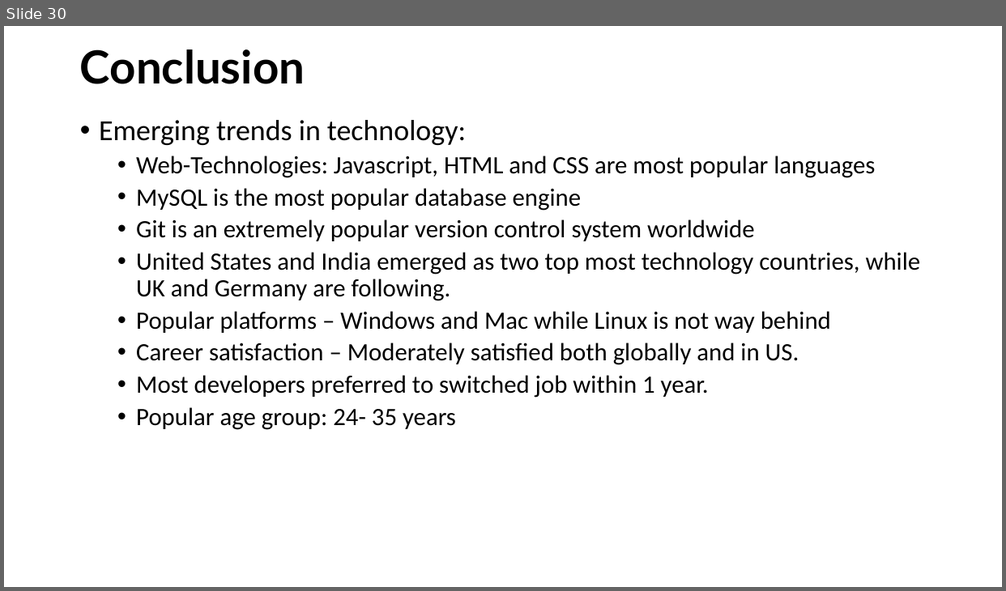
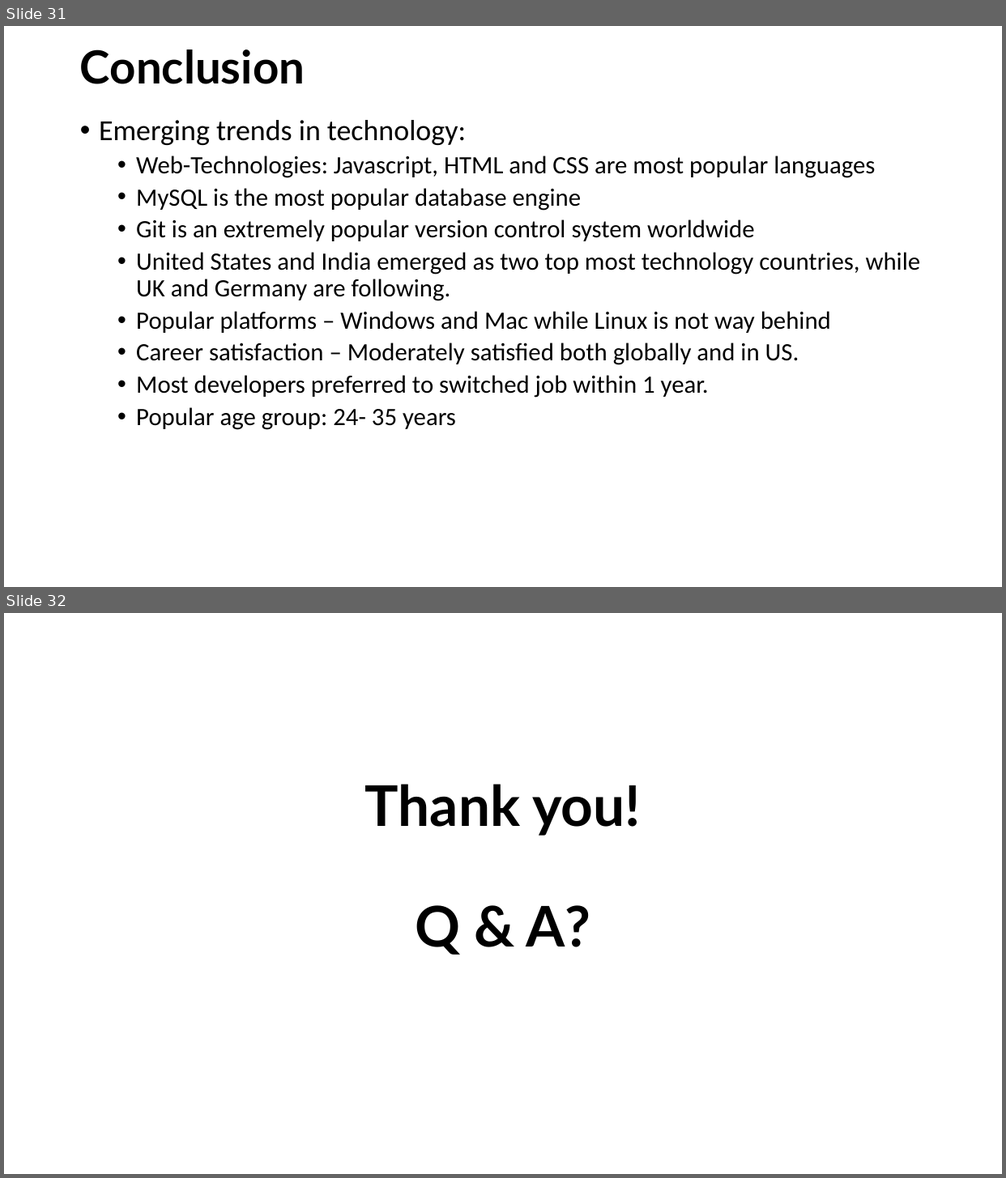
Before and after one commit to kuldeepemol/tech-nerds, a slide deck: Stack-overflow-2018-data-analysis.pptx. Shown one above the other, each under a label of ours: slide 30 before the commit, slides 31 and 32 after it. The pictures are 1006x591 and 1006x1178 pixels, drawn with LibreOffice and Linux fonts; fonts in the diff are those of the drawing. Boxes give left, top, right and bottom in pixels: in the first picture for what was removed or moved away, otherwise in the second. Text is boxed around its words. In the diff, an @@ line names an element or a change of style, - is before the commit and + after.

```diff
--- a/Stack-overflow-2018-data-analysis.pptx
+++ b/Stack-overflow-2018-data-analysis.pptx
@@ slide 32 added at box(4, 613, 1002, 1174), background #FFFFFF @@
@@ title added at box(365, 784, 641, 955), 54 pt, text #000000, bold @@
+Thank you!
+Q & A?
@@ what was slide 30 is now slide 31 @@
```
Also in this commit, not shown: 2 slides changed, 2 other slides added, 1 slide removed, 4 other files.
